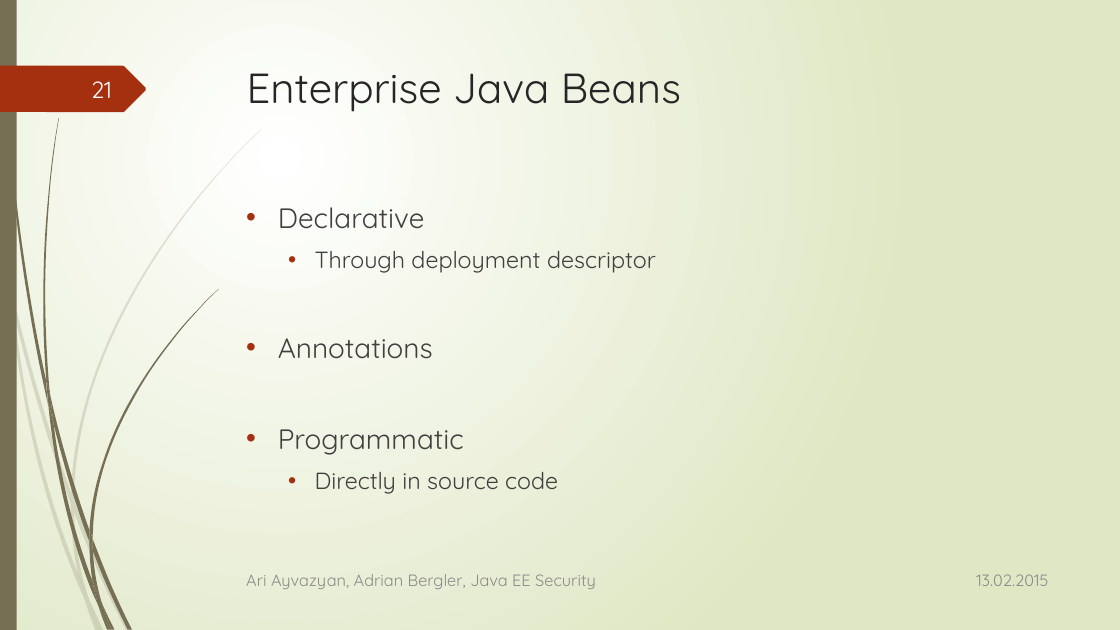
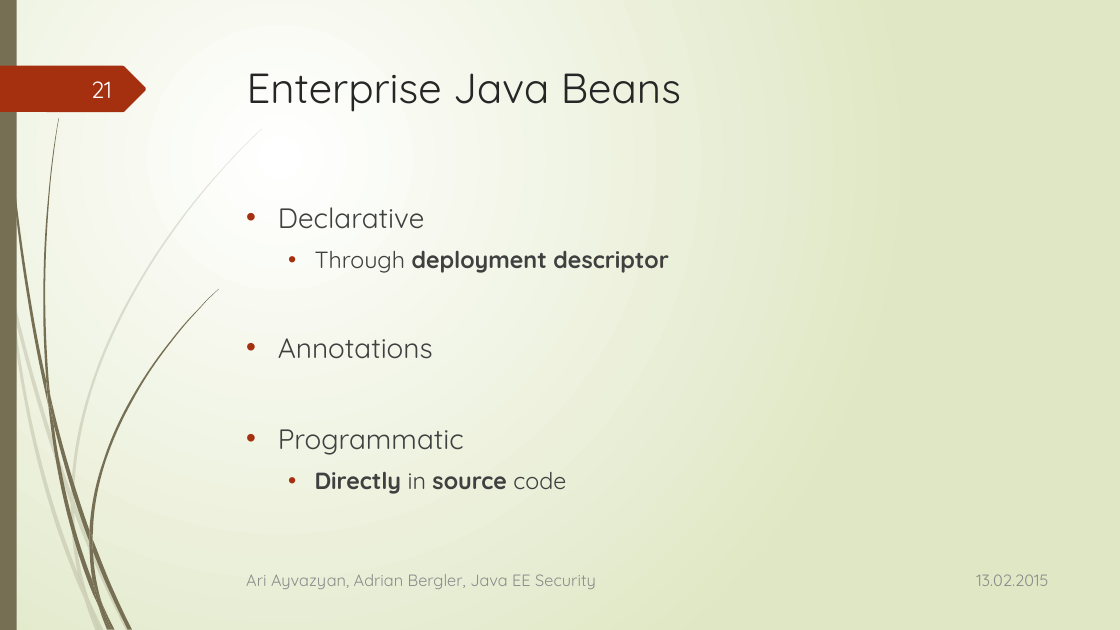
Before and after one commit to aayvazyan-tgm/JavaEESecurityExample, a slide deck: slide 21 of doc/Java EE - Security.pptx. Drawn at 1120x630 pixels with LibreOffice and Linux fonts; fonts in the diff are those of the drawing. Boxes give left, top, right and bottom in pixels: in the first picture for what was removed or moved away, otherwise in the second. Text is boxed around its words. In the diff, an @@ line names an element or a change of style, - is before the commit and + after.

```diff
--- a/doc/Java EE - Security.pptx
+++ b/doc/Java EE - Security.pptx
@@ text at box(315, 251, 668, 494): bold on in "deployment descriptor", "Directly source" @@
```
Also in this commit, not shown: 7 other slides changed, 5 slides added.
